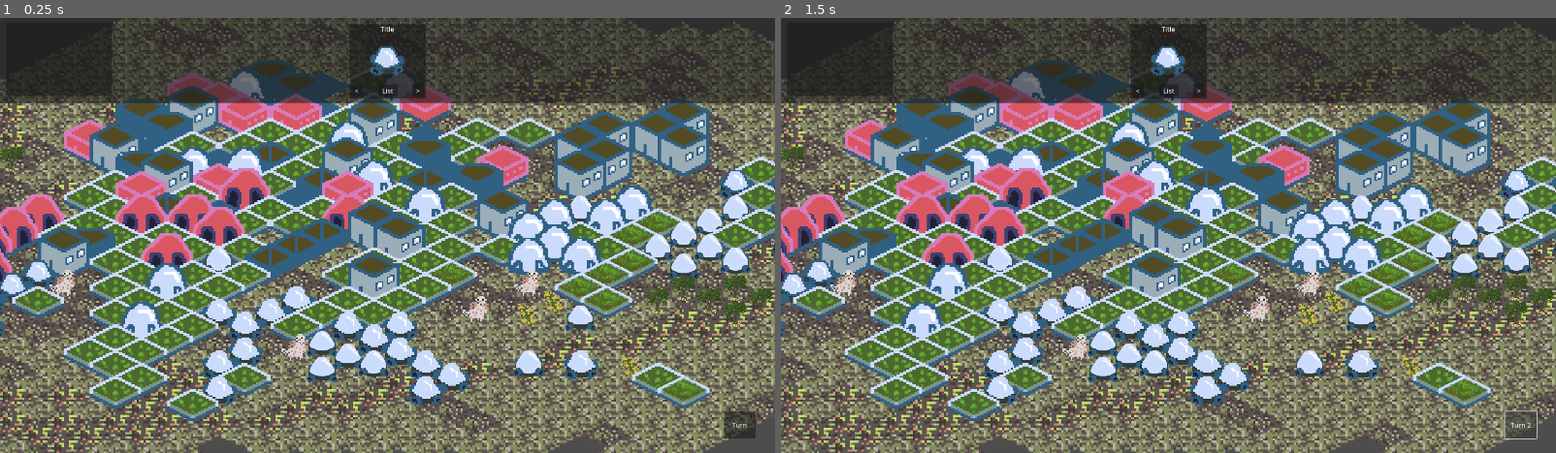
Above: before the commit, frames 1-2 (left to right).
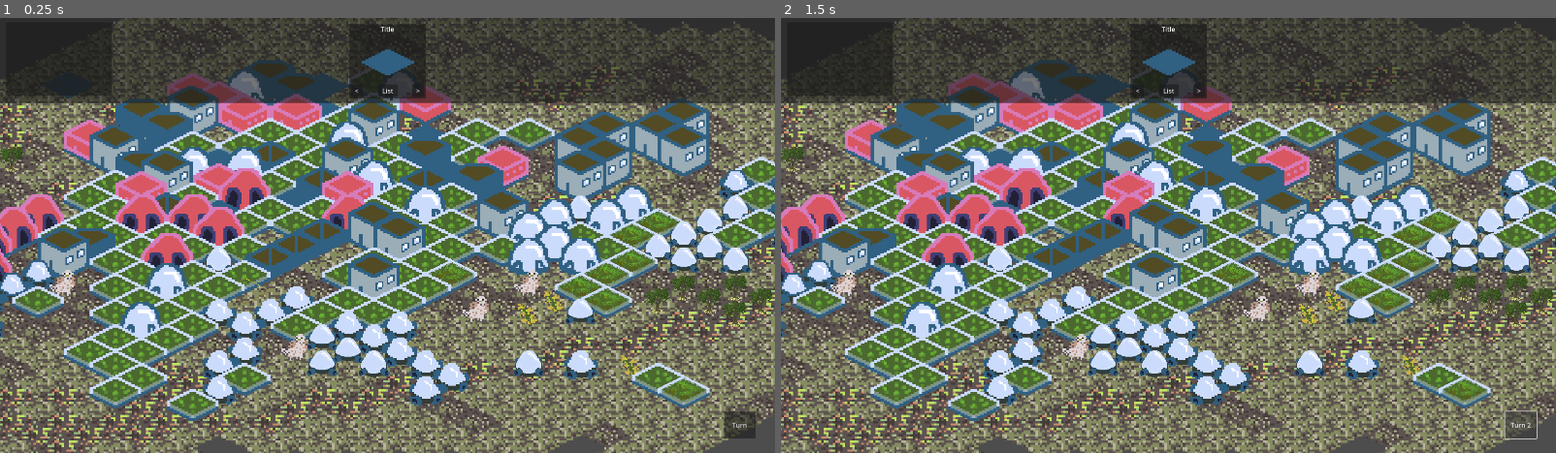
Above: after the commit, the same moments.

Repository: RoxT/outpost-clone
Game: Godot game, scene res://main.tscn
The game is run twice, just before and just after one commit, with the same random seed, the same clock (stepped at 60 frames per second) and the same inputs.
Inputs:
- Up to frame 1 (0.25 s): no input
- Up to frame 2 (1.5 s): click "Turn" at 0.5 s; click "Turn 1" at 1.25 s

The runs differ from the first frame. In frame 1, 1.0% of the frame differs, in the area x 8-100%, y 6-84%; in frame 2, 1.0%.

Commit message:
construction

Diff:
--- /dev/null
+++ b/isometriccity/UI/ui.gd
@@ -0,0 +1,36 @@
+extends CanvasLayer
+
+var last_atlas := Vector2i.ZERO
+var last_source_id := 0
+
+signal selected_building(atlas_coords, source_id)
+
+
+# Called when the node enters the scene tree for the first time.
+func _ready():
+	pass # Replace with function body.
+
+func _on_build_picker_gui_input(event:InputEvent):
+	if event.is_action_pressed("select"):
+		#var build_selector:TileMapLayer = $BuildPicker/BuildSelect
+		#last_atlas = build_selector.get_cell_atlas_coords(Vector2i.ZERO)
+		#last_source_id = build_selector.get_cell_source_id(Vector2i.ZERO)
+
+		$ChooseBuilding.show()
+
+func _on_all_buildings_gui_input(event:InputEvent):
+	if event.is_action_pressed("select"):
+		var build_selector:TileMapLayer = $BuildPicker/BuildSelect
+		last_source_id = build_selector.get_cell_source_id(Vector2i.ZERO)
+		var source:TileSetAtlasSource = build_selector.tile_set.get_source(last_source_id)
+
+		var point := Vector2i($ChooseBuilding/AllBuildings.get_local_mouse_position()/Vector2(128.0,64.0))
+		last_atlas = source.get_tile_at_coords(point)
+
+		$BuildPicker/BuildSelect.set_cell(Vector2i.ZERO, last_source_id, last_atlas)
+		selected_building.emit(last_atlas, last_source_id)
+		$ChooseBuilding.hide()
+
+func _on_choose_building_gui_input(event:InputEvent):
+	if event.is_action_pressed("select"):
+		$ChooseBuilding.hide()
--- /dev/null
+++ b/isometriccity/buildings_tileset.tres
@@ -0,0 +1,103 @@
+[gd_resource type="TileSet" load_steps=5 format=3 uid="uid://hfnclqg4uy2k"]
+
+[ext_resource type="Texture2D" uid="uid://5nkd66wnenks" path="res://buildings.png" id="1_4asea"]
+[ext_resource type="Texture2D" uid="uid://cbo7d7qnj0pp" path="res://gound.png" id="2_xw7kh"]
+
+[sub_resource type="TileSetAtlasSource" id="TileSetAtlasSource_ykxxl"]
+texture = ExtResource("1_4asea")
+texture_region_size = Vector2i(128, 64)
+1:0/size_in_atlas = Vector2i(1, 2)
+1:0/0 = 0
+1:0/0/texture_origin = Vector2i(0, 32)
+1:0/0/custom_data_0 = &"tower"
+2:0/size_in_atlas = Vector2i(1, 2)
+2:0/0 = 0
+2:0/0/texture_origin = Vector2i(0, 32)
+2:0/0/custom_data_0 = &"warehouse"
+3:0/size_in_atlas = Vector2i(1, 2)
+3:0/0 = 0
+3:0/0/texture_origin = Vector2i(0, 32)
+3:0/0/custom_data_0 = &"dome"
+3:0/0/custom_data_1 = 50
+3:2/size_in_atlas = Vector2i(1, 2)
+3:2/0 = 0
+3:2/0/texture_origin = Vector2i(0, 32)
+3:2/0/custom_data_0 = &"teamsters"
+2:2/size_in_atlas = Vector2i(1, 2)
+2:2/0 = 0
+2:2/0/texture_origin = Vector2i(0, 32)
+2:2/0/custom_data_0 = &"tower"
+1:2/size_in_atlas = Vector2i(1, 2)
+1:2/0 = 0
+1:2/0/texture_origin = Vector2i(0, 32)
+1:2/0/custom_data_0 = &"warehouse"
+0:2/size_in_atlas = Vector2i(1, 2)
+0:2/0 = 0
+0:2/0/texture_origin = Vector2i(0, 32)
+0:4/size_in_atlas = Vector2i(1, 2)
+0:4/0 = 0
+0:4/0/texture_origin = Vector2i(0, 32)
+0:4/0/custom_data_0 = &"garden"
+0:4/0/custom_data_2 = 10
+0:4/0/custom_data_3 = 10
+2:4/size_in_atlas = Vector2i(1, 2)
+2:4/0 = 0
+2:4/0/texture_origin = Vector2i(0, 32)
+2:4/0/custom_data_0 = &"dome"
+2:4/0/custom_data_1 = 50
+3:4/size_in_atlas = Vector2i(1, 2)
+3:4/0 = 0
+3:4/0/texture_origin = Vector2i(0, 32)
+3:4/0/custom_data_0 = &"dome"
+3:4/0/custom_data_1 = 50
+0:0/size_in_atlas = Vector2i(1, 2)
+0:0/0 = 0
+0:0/0/texture_origin = Vector2i(0, 32)
+0:0/0/custom_data_0 = &"warehouse"
+1:4/size_in_atlas = Vector2i(1, 2)
+1:4/0 = 0
+1:4/0/texture_origin = Vector2i(0, 32)
+1:4/0/custom_data_0 = &"dome"
+1:4/0/custom_data_1 = 50
+1:6/size_in_atlas = Vector2i(1, 2)
+1:6/0 = 0
+1:6/0/texture_origin = Vector2i(0, 32)
+1:6/0/custom_data_0 = &"dome"
+1:6/0/custom_data_1 = 50
+0:6/size_in_atlas = Vector2i(1, 2)
+0:6/0 = 0
+0:6/0/texture_origin = Vector2i(0, 32)
+0:6/0/custom_data_0 = &"garden"
+0:6/0/custom_data_2 = 10
+0:6/0/custom_data_3 = 10
+3:6/size_in_atlas = Vector2i(1, 2)
+3:6/0 = 0
+3:6/0/texture_origin = Vector2i(0, 32)
+
+[sub_resource type="TileSetAtlasSource" id="TileSetAtlasSource_ltymn"]
+texture = ExtResource("2_xw7kh")
+texture_region_size = Vector2i(128, 64)
+3:0/size_in_atlas = Vector2i(1, 2)
+3:0/0 = 0
+3:0/0/texture_origin = Vector2i(0, 32)
+3:3/size_in_atlas = Vector2i(1, 2)
+3:3/0 = 0
+3:3/0/texture_origin = Vector2i(0, 16)
+0:2/size_in_atlas = Vector2i(1, 2)
+0:2/0 = 0
+0:2/0/texture_origin = Vector2i(0, 32)
+
+[resource]
+tile_shape = 1
+tile_layout = 5
+tile_size = Vector2i(128, 64)
+custom_data_layer_0/name = "type"
+custom_data_layer_0/type = 21
+custom_data_layer_1/name = "pop"
+custom_data_layer_1/type = 2
+custom_data_layer_2/name = "food"
+custom_data_layer_2/type = 2
+custom_data_layer_3/name = "morale"
+custom_data_layer_3/type = 2
+sources/0 = SubResource("TileSetAtlasSource_ykxxl")
+sources/1 = SubResource("TileSetAtlasSource_ltymn")
--- a/isometriccity/main.gd
+++ b/isometriccity/main.gd
@@ -2,10 +2,15 @@
 
 @onready var building:TileMapLayer = $Buildings
 @onready var target := $Buildings/Target
+@onready var building_placer = $BuildingPlacer
+
+const CONSTRUCTION := Vector2i(3, 6)
+
 var turn := 0
 var pop := 0
 var food := 0
 var morale := 0
+var constructions := []
 
 func _ready() -> void:
 	$UI.show()
@@ -14,10 +19,17 @@
 	if event.is_action("esc"):
 		get_tree().quit()
 
+func global_mouse_to_building_coords()->Vector2i:
+	return building.local_to_map(building.to_local(get_global_mouse_position()))
+
 func _unhandled_input(event: InputEvent) -> void:
-	if event is InputEventMouseButton:
-		if event.button_index == MOUSE_BUTTON_LEFT and event.pressed:
-			var coord = building.local_to_map(building.to_local(get_global_mouse_position()))
+	if event.is_action_pressed("select"):
+		if building_placer.visible:
+			var map_coord = global_mouse_to_building_coords()
+			add_construction(map_coord, randi()%3+1, $UI.last_atlas, $UI.last_source_id)
+			#building.set_cell(map_coord, $UI.last_source_id, $UI.last_atlas)
+		else:
+			var coord = global_mouse_to_building_coords()
 			var data = building.get_cell_tile_data(coord)
 			var type = ""
 			if data:
@@ -27,9 +39,14 @@
 				$UI/Info.show_warehouse(coord, pop, food, morale)
 			else:
 				$UI/Info.read_atlas(type, coord)
+	elif event.is_action_pressed("cancel"):
+		building_placer.hide()
+	elif event is InputEventMouseMotion and building_placer.visible:
+		building_placer.position = building.map_to_local(global_mouse_to_building_coords())
 
 
 func _on_turn_pressed() -> void:
+	building_placer.hide()
 	var new_food := 0
 	var new_pop := 0
 	var new_morale := 0
@@ -47,3 +64,24 @@
 	morale = new_morale
 	turn += 1
 	$UI/Turn.text = "Turn %s" % turn
+	var del = []
+	for i in constructions.size():
+		var c = constructions[i]
+		c[&"turns_left"] -= 1
+		if c[&"turns_left"] <= 0:
+			building.set_cell(c.location, c.source, c.atlas)
+			del.push_front(i)
+	for d in del:
+		constructions.remove_at(d)
+
+
+func _on_ui_selected_building(atlas_coords, source_id):
+		var source:TileSetAtlasSource = building.tile_set.get_source(source_id)
+		building_placer.region_rect = source.get_tile_texture_region(atlas_coords)
+		building_placer.show()
+
+
+func add_construction(location:Vector2i, turns_left:int, atlas:Vector2i, source:int):
+	building.set_cell(location, source, CONSTRUCTION)
+	constructions.append({&"location": location, &"turns_left": turns_left,
+	&"atlas": atlas, &"source": source})
--- a/isometriccity/main.tscn
+++ b/isometriccity/main.tscn
@@ -1,11 +1,13 @@
-[gd_scene load_steps=12 format=4 uid="uid://d3wo4lowr83ju"]
+[gd_scene load_steps=11 format=4 uid="uid://d3wo4lowr83ju"]
 
 [ext_resource type="Texture2D" uid="uid://5nkd66wnenks" path="res://buildings.png" id="1_o2hqy"]
 [ext_resource type="Script" path="res://main.gd" id="1_oewtb"]
 [ext_resource type="Texture2D" uid="uid://cbo7d7qnj0pp" path="res://gound.png" id="1_uavov"]
 [ext_resource type="Script" path="res://camera.gd" id="2_od5ws"]
+[ext_resource type="TileSet" uid="uid://hfnclqg4uy2k" path="res://buildings_tileset.tres" id="3_n3yot"]
 [ext_resource type="Texture2D" uid="uid://cuogc85ektob4" path="res://target.png" id="4_vnykd"]
 [ext_resource type="Script" path="res://info.gd" id="5_xiu6d"]
+[ext_resource type="Script" path="res://UI/ui.gd" id="6_e5y23"]
 
 [sub_resource type="TileSetAtlasSource" id="TileSetAtlasSource_8l6pj"]
 texture = ExtResource("1_uavov")
@@ -29,102 +31,6 @@
 custom_data_layer_0/type = 2
 sources/2 = SubResource("TileSetAtlasSource_8l6pj")
 
-[sub_resource type="TileSetAtlasSource" id="TileSetAtlasSource_b1y6t"]
-texture = ExtResource("1_o2hqy")
-texture_region_size = Vector2i(128, 64)
-1:0/size_in_atlas = Vector2i(1, 2)
-1:0/0 = 0
-1:0/0/texture_origin = Vector2i(0, 32)
-1:0/0/custom_data_0 = &"tower"
-2:0/size_in_atlas = Vector2i(1, 2)
-2:0/0 = 0
-2:0/0/texture_origin = Vector2i(0, 32)
-2:0/0/custom_data_0 = &"warehouse"
-3:0/size_in_atlas = Vector2i(1, 2)
-3:0/0 = 0
-3:0/0/texture_origin = Vector2i(0, 32)
-3:0/0/custom_data_0 = &"dome"
-3:0/0/custom_data_1 = 50
-3:2/size_in_atlas = Vector2i(1, 2)
-3:2/0 = 0
-3:2/0/texture_origin = Vector2i(0, 32)
-3:2/0/custom_data_0 = &"teamsters"
-2:2/size_in_atlas = Vector2i(1, 2)
-2:2/0 = 0
-2:2/0/texture_origin = Vector2i(0, 32)
-2:2/0/custom_data_0 = &"tower"
-1:2/size_in_atlas = Vector2i(1, 2)
-1:2/0 = 0
-1:2/0/texture_origin = Vector2i(0, 32)
-1:2/0/custom_data_0 = &"warehouse"
-0:2/size_in_atlas = Vector2i(1, 2)
-0:2/0 = 0
-0:2/0/texture_origin = Vector2i(0, 32)
-0:4/size_in_atlas = Vector2i(1, 2)
-0:4/0 = 0
-0:4/0/texture_origin = Vector2i(0, 32)
-0:4/0/custom_data_0 = &"garden"
-0:4/0/custom_data_2 = 10
-0:4/0/custom_data_3 = 10
-2:4/size_in_atlas = Vector2i(1, 2)
-2:4/0 = 0
-2:4/0/texture_origin = Vector2i(0, 32)
-2:4/0/custom_data_0 = &"dome"
-2:4/0/custom_data_1 = 50
-3:4/size_in_atlas = Vector2i(1, 2)
-3:4/0 = 0
-3:4/0/texture_origin = Vector2i(0, 32)
-3:4/0/custom_data_0 = &"dome"
-3:4/0/custom_data_1 = 50
-0:0/size_in_atlas = Vector2i(1, 2)
-0:0/0 = 0
-0:0/0/texture_origin = Vector2i(0, 32)
-0:0/0/custom_data_0 = &"warehouse"
-1:4/size_in_atlas = Vector2i(1, 2)
-1:4/0 = 0
-1:4/0/texture_origin = Vector2i(0, 32)
-1:4/0/custom_data_0 = &"dome"
-1:4/0/custom_data_1 = 50
-1:6/size_in_atlas = Vector2i(1, 2)
-1:6/0 = 0
-1:6/0/texture_origin = Vector2i(0, 16)
-1:6/0/custom_data_0 = &"dome"
-1:6/0/custom_data_1 = 50
-0:6/size_in_atlas = Vector2i(1, 2)
-0:6/0 = 0
-0:6/0/texture_origin = Vector2i(0, 32)
-0:6/0/custom_data_0 = &"garden"
-0:6/0/custom_data_2 = 10
-0:6/0/custom_data_3 = 10
-
-[sub_resource type="TileSetAtlasSource" id="TileSetAtlasSource_lld7a"]
-texture = ExtResource("1_uavov")
-texture_region_size = Vector2i(128, 64)
-3:0/size_in_atlas = Vector2i(1, 2)
-3:0/0 = 0
-3:0/0/texture_origin = Vector2i(0, 32)
-3:3/size_in_atlas = Vector2i(1, 2)
-3:3/0 = 0
-3:3/0/texture_origin = Vector2i(0, 16)
-0:2/size_in_atlas = Vector2i(1, 2)
-0:2/0 = 0
-0:2/0/texture_origin = Vector2i(0, 32)
-
-[sub_resource type="TileSet" id="TileSet_1rr2y"]
-tile_shape = 1
-tile_layout = 5
-tile_size = Vector2i(128, 64)
-custom_data_layer_0/name = "type"
-custom_data_layer_0/type = 21
-custom_data_layer_1/name = "pop"
-custom_data_layer_1/type = 2
-custom_data_layer_2/name = "food"
-custom_data_layer_2/type = 2
-custom_data_layer_3/name = "morale"
-custom_data_layer_3/type = 2
-sources/0 = SubResource("TileSetAtlasSource_b1y6t")
-sources/1 = SubResource("TileSetAtlasSource_lld7a")
-
 [node name="Main" type="Node2D"]
 script = ExtResource("1_oewtb")
 
@@ -137,7 +43,7 @@
 y_sort_enabled = true
 texture_filter = 1
 tile_map_data = PackedByteArray("AAABAP7/AAACAAIAAAABAAAAAAABAAAAAAABAAIAAAABAAIAAAACAPz/AAABAAAAAAACAP3/AAADAAAAAAACAP …(3840 unchanged characters)…
-tile_set = SubResource("TileSet_1rr2y")
+tile_set = ExtResource("3_n3yot")
 
 [node name="Target" type="Sprite2D" parent="Buildings"]
 position = Vector2(385, 477)
@@ -148,6 +54,7 @@
 script = ExtResource("2_od5ws")
 
 [node name="UI" type="CanvasLayer" parent="."]
+script = ExtResource("6_e5y23")
 
 [node name="Panel2" type="Panel" parent="UI"]
 anchors_preset = 10
@@ -178,12 +85,6 @@
 "
 horizontal_alignment = 1
 vertical_alignment = 1
-
-[node name="Sprite2D" type="Sprite2D" parent="UI/BuildPicker"]
-position = Vector2(92.5, 93)
-texture = ExtResource("1_o2hqy")
-region_enabled = true
-region_rect = Rect2(387.325, 300.398, 124.675, 83.853)
 
 [node name="ListBtn" type="Button" parent="UI/BuildPicker"]
 layout_mode = 1
@@ -226,6 +127,11 @@
 grow_vertical = 0
 text = ">"
 
+[node name="BuildSelect" type="TileMapLayer" parent="UI/BuildPicker"]
+position = Vector2(31, 62)
+tile_map_data = PackedByteArray("AAAAAAAAAAAAAAIAAAA=")
+tile_set = ExtResource("3_n3yot")
+
 [node name="Info" type="Panel" parent="UI"]
 offset_left = 15.0
 offset_top = 11.0
@@ -256,4 +162,33 @@
 text = "Turn
 "
 
+[node name="ChooseBuilding" type="Panel" parent="UI"]
+visible = false
+self_modulate = Color(1, 1, 1, 0.807843)
+anchors_preset = 15
+anchor_right = 1.0
+anchor_bottom = 1.0
+grow_horizontal = 2
+grow_vertical = 2
+
+[node name="AllBuildings" type="TextureRect" parent="UI/ChooseBuilding"]
+layout_mode = 0
+offset_left = 720.0
+offset_top = 286.0
+offset_right = 720.0
+offset_bottom = 286.0
+mouse_filter = 0
+texture = ExtResource("1_o2hqy")
+
+[node name="BuildingPlacer" type="Sprite2D" parent="."]
+position = Vector2(-54, -26)
+texture = ExtResource("1_o2hqy")
+offset = Vector2(0, -32)
+region_enabled = true
+region_rect = Rect2(2.28645, 142.199, 119.429, 116.658)
+
+[connection signal="selected_building" from="UI" to="." method="_on_ui_selected_building"]
+[connection signal="gui_input" from="UI/BuildPicker" to="UI" method="_on_build_picker_gui_input"]
 [connection signal="pressed" from="UI/Turn" to="." method="_on_turn_pressed"]
+[connection signal="gui_input" from="UI/ChooseBuilding" to="UI" method="_on_choose_building_gui_input"]
+[connection signal="gui_input" from="UI/ChooseBuilding/AllBuildings" to="UI" method="_on_all_buildings_gui_input"]
--- a/isometriccity/project.godot
+++ b/isometriccity/project.godot
@@ -67,6 +67,16 @@
 , Object(InputEventKey,"resource_local_to_scene":false,"resource_name":"","device":-1,"window_id":0,"alt_pressed":false …(186 unchanged characters)…
 ]
 }
+select={
+"deadzone": 0.5,
+"events": [Object(InputEventMouseButton,"resource_local_to_scene":false,"resource_name":"","device":-1,"window_id":0,"alt_pressed":false,"shift_pressed":false,"ctrl_pressed":false,"meta_pressed":false,"button_mask":1,"position":Vector2(379, 29),"global_position":Vector2(395, 109),"factor":1.0,"button_index":1,"canceled":false,"pressed":true,"double_click":false,"script":null)
+]
+}
+cancel={
+"deadzone": 0.5,
+"events": [Object(InputEventMouseButton,"resource_local_to_scene":false,"resource_name":"","device":-1,"window_id":0,"alt_pressed":false,"shift_pressed":false,"ctrl_pressed":false,"meta_pressed":false,"button_mask":2,"position":Vector2(285, 26),"global_position":Vector2(301, 106),"factor":1.0,"button_index":2,"canceled":false,"pressed":true,"double_click":false,"script":null)
+]
+}
 
 [rendering]
 
